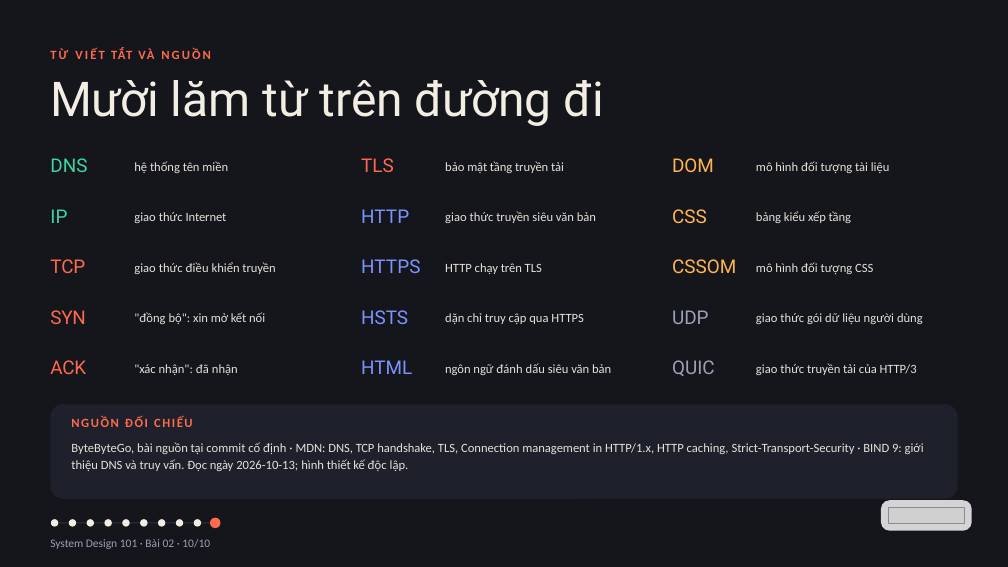
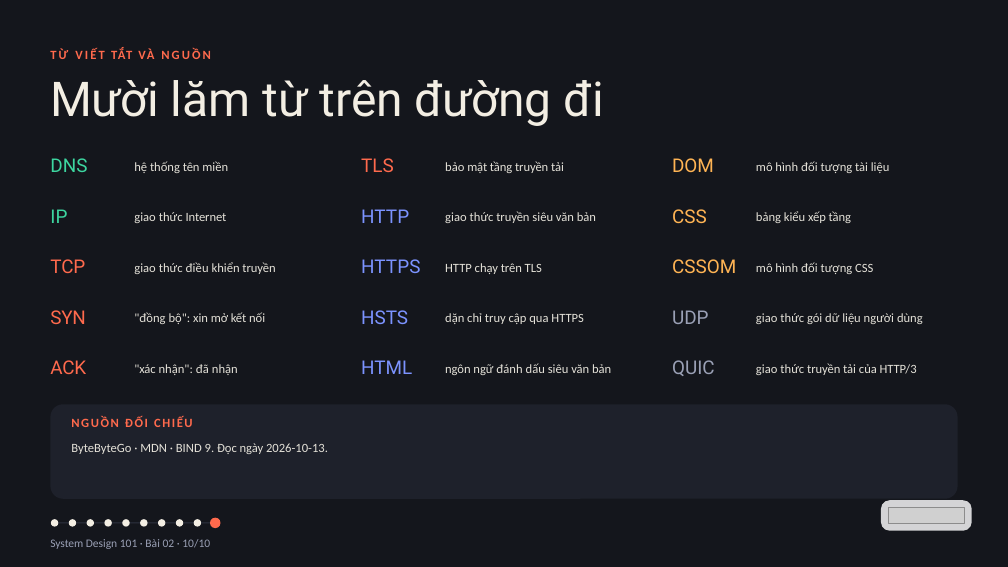
Before and after one commit to vohoailinh90/tool-marketing-studio, a slide deck: slide 10 of system-design-101/vi/lessons/sd-05-002/slides/sd-05-002.pptx. Drawn at 1008x567 pixels with LibreOffice and Linux fonts; fonts in the diff are those of the drawing; grey boxes stand for pictures. Boxes give left, top, right and bottom in pixels: in the first picture for what was removed or moved away, otherwise in the second. Text is boxed around its words. In the diff, an @@ line names an element or a change of style, - is before the commit and + after.

```diff
--- a/system-design-101/vi/lessons/sd-05-002/slides/sd-05-002.pptx
+++ b/system-design-101/vi/lessons/sd-05-002/slides/sd-05-002.pptx
@@ text at (x1=71, y1=443, x2=328, y2=454): text changed @@
-ByteByteGo, bài nguồn tại commit cố định · MDN: DNS, TCP handshake, TLS, Connection management in HTTP/1.x, HTTP caching, Strict-Transport-Security · BIND 9: giới thiệu DNS và truy vấn. Đọc ngày 2026-10-13; hình thiết kế độc lập.
+ByteByteGo · MDN · BIND 9. Đọc ngày 2026-10-13.
```
Also in this commit, not shown: 2 other slides changed, 4 other files.
